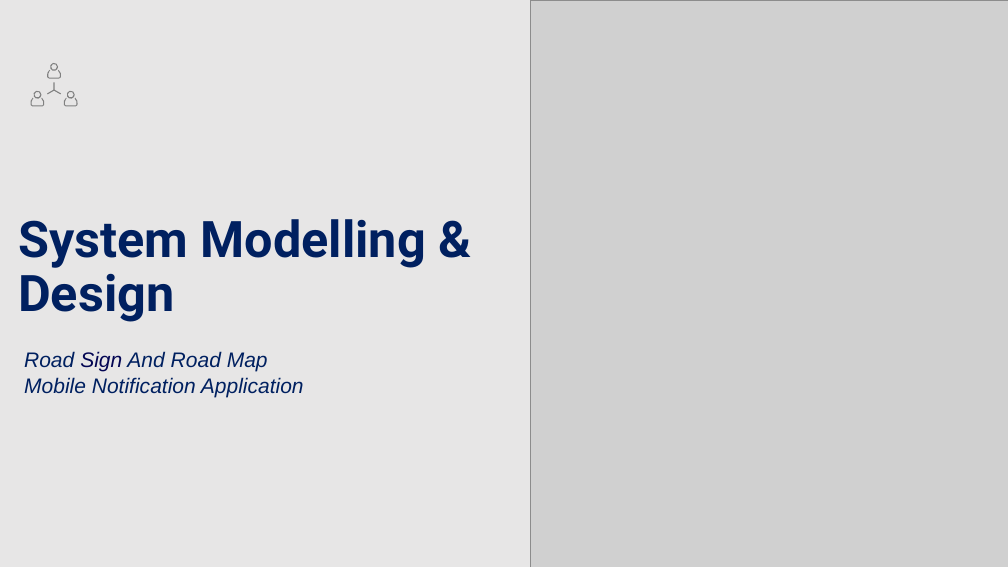
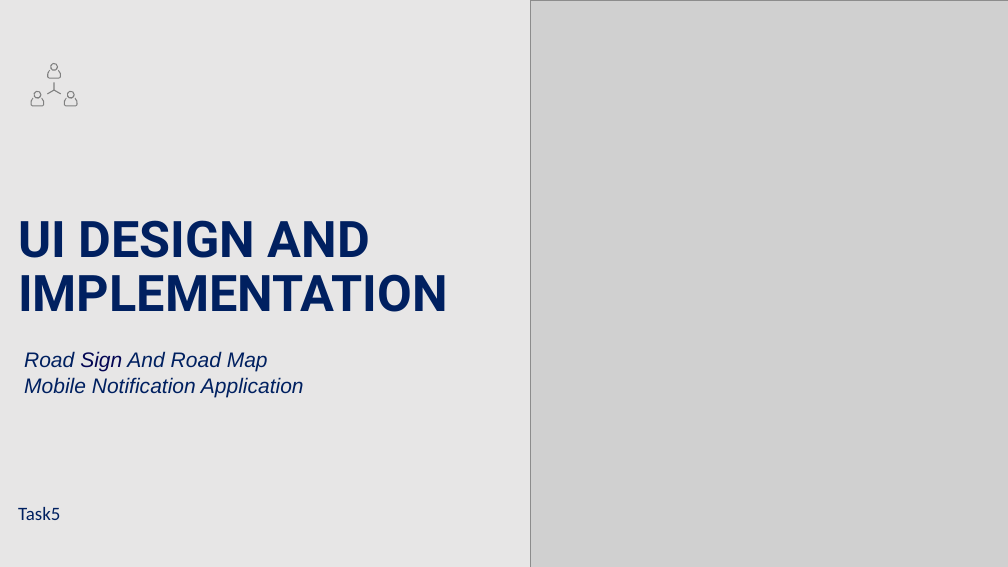
Before and after one commit to Thierry5610/CEF-440-Group-5, a slide deck: slide 1 of Task 4/Task 4.pptx. Drawn at 1008x567 pixels with LibreOffice and Linux fonts; fonts in the diff are those of the drawing; grey boxes stand for pictures. Boxes give left, top, right and bottom in pixels: in the first picture for what was removed or moved away, otherwise in the second. Text is boxed around its words. In the diff, an @@ line names an element or a change of style, - is before the commit and + after.

Commit message:
Updated Task 3, Task 4, and Task 5 presentations

```diff
--- a/Task 4/Task 4.pptx
+++ b/Task 4/Task 4.pptx
@@ title at (18, 220, 447, 312): text changed @@
-System Modelling & Design
+UI DESIGN AND IMPLEMENTATION
@@ text added at (18, 507, 60, 520), 18 pt, text #002060 @@
+Task5
```
Also in this commit, not shown: 3 other slides changed, 13 slides added, 20 slides removed, 4 other files.
